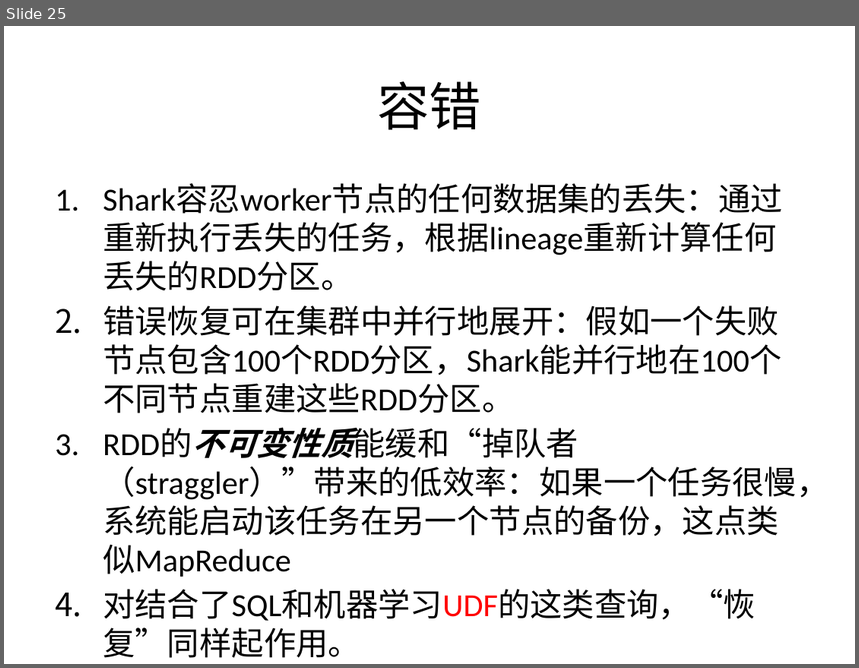
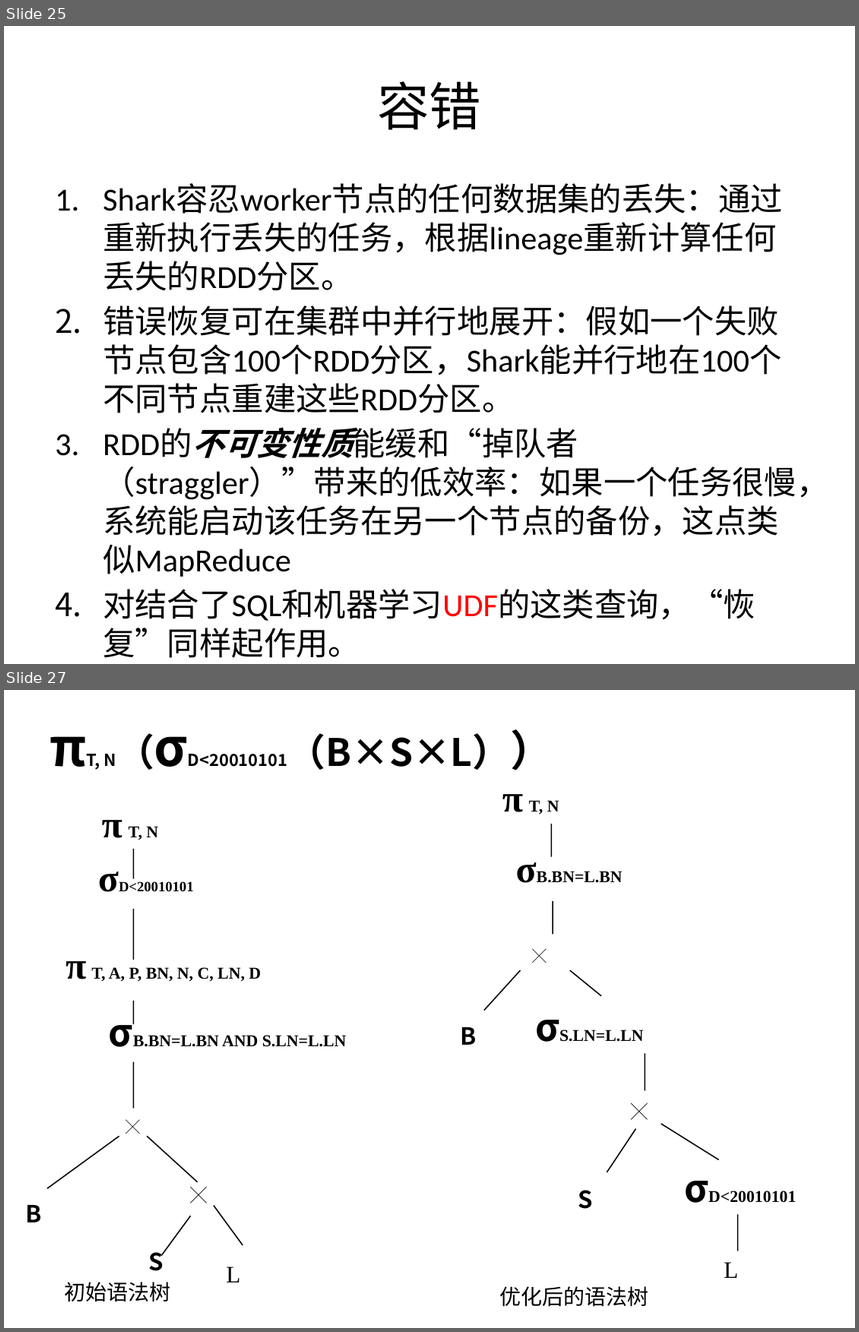
Before and after one commit to wuxingdexian/seminar, a slide deck: 整合.pptx. Shown one above the other, each under a label of ours: slide 25 before the commit, slides 25 and 27 after it; the slides between them are not shown. The pictures are 859x668 and 859x1332 pixels, drawn with LibreOffice and Linux fonts; fonts in the diff are those of the drawing. Boxes give left, top, right and bottom in pixels: in the first picture for what was removed or moved away, otherwise in the second. Text is boxed around its words. In the diff, an @@ line names an element or a change of style, - is before the commit and + after.

```diff
--- a/整合.pptx
+++ b/整合.pptx
@@ slide 27 added at <box>4,690,855,1328</box>, background #FFFFFF @@
@@ text added at <box>104,733,511,770</box>, 14 pt, text #000000, bold @@
+πT, N（σD<20010101（B×S×L））
@@ group added at <box>460,794,796,1278</box>: 9 texts, 8 lines @@
+π T, N
+σB.BN=L.BN
+σS.LN=L.LN
+╳
+╳
+L
+S
+B
+σD<20010101
@@ group added at <box>26,820,347,1283</box>: 9 texts, 8 lines @@
+π T, N
+σD<20010101
+π T, A, P, BN, N, C, LN, D
+σB.BN=L.BN AND S.LN=L.LN
+╳
+╳
+L
+S
+B
@@ text added at <box>65,1282,171,1303</box>, 18 pt, text #000000 @@
+初始语法树
@@ text added at <box>500,1287,649,1307</box>, 18 pt, text #000000 @@
+优化后的语法树
```
Also in this commit, not shown: 5 slides changed, 6 other slides added, 1 slide removed, 1 other file.
